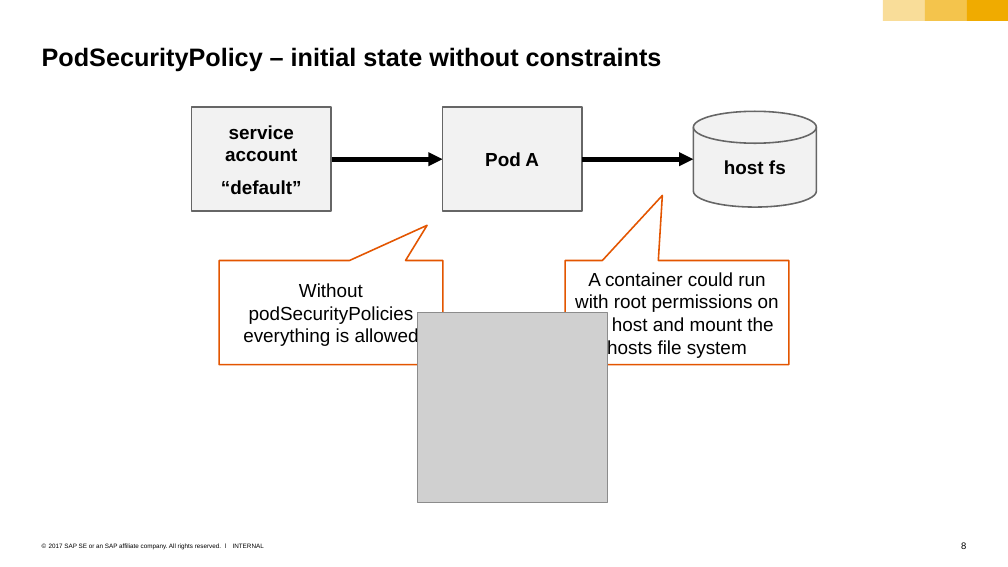
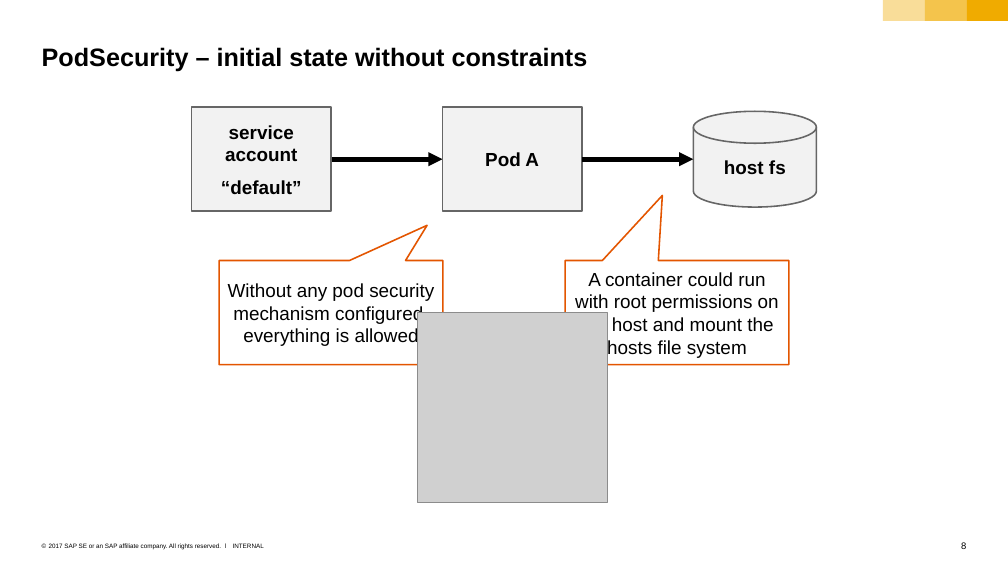
Before and after one commit to sriramrokkam/k8s-training, a slide deck: slide 8 of kubernetes/11_2_security.pptx. Drawn at 1008x567 pixels with LibreOffice and Linux fonts; fonts in the diff are those of the drawing; grey boxes stand for pictures. Boxes give left, top, right and bottom in pixels: in the first picture for what was removed or moved away, otherwise in the second. Text is boxed around its words. In the diff, an @@ line names an element or a change of style, - is before the commit and + after.

Commit message:
update pod security standard

```diff
--- a/kubernetes/11_2_security.pptx
+++ b/kubernetes/11_2_security.pptx
@@ title at bbox=[42, 47, 588, 72]: text changed @@
-PodSecurityPolicy – initial state without constraints
+PodSecurity – initial state without constraints
@@ text in speech box at bbox=[228, 283, 434, 347]: text changed @@
-Without podSecurityPolicies everything is allowed
+Without any pod security mechanism configured, everything is allowed
```
Also in this commit, not shown: 2 other slides changed, 2 slides added, 5 slides removed.
